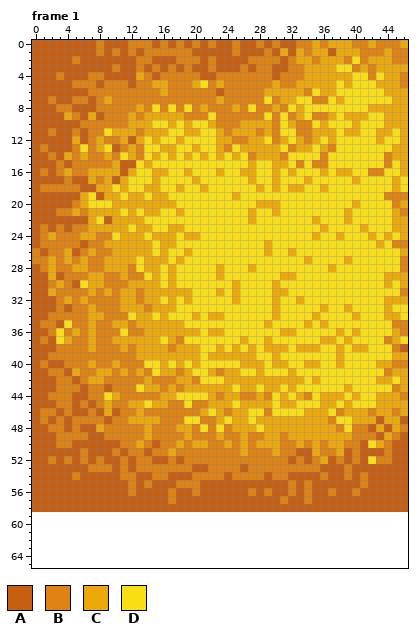
A pixel-art file gets an edit: art/beer-animation.aseprite. Above, as it was before the edit.
47x59 pixels, 15 frames. Shown: frame 1. The old version is drawn lined up with the new one, on the new canvas. The commit also changed other frames, which this record leaves out.
Palette (. is transparent): A #c85e10  B #e08211  C #eca809  D #f9de13
Pixels before, frame 1 (only the part around the change), first column x 0:
42 AAABBABCCBBBBBCBBBCCBDDDCCCCCCCCCCDCDDDDDDDCCDC
43 AAABBBABBABBBDCCBCBCCCCCCDCCDCCDCDDDDDDCDDDDDBC
44 AABBBAABBDCBBBBBCCDDDDCBCCBBCBDCDCBDCCCDCDDCCCB
45 AAABBABABCBBCCDCCBBDBBCCCDCCCCDCCDDDCCDCDDDCCCC
46 ABBABAABACABBCBBBBBBBCDCBCCDDBDDDDCCCDBCCCBCCBC
47 ABABABBBBABBCCCCBBBDDBBCDCCDCCCCCCCCCBDDCCCACCA
48 AABBABAACBBBBBCBBBCCBDBDBCCCDCCCCCCCCCBDBBACACB
49 AAABBBBAABBBBBCBBBBCBBBCBBCBBCCBCCCCCCCCBBBACBA
50 AAABBAAAAAABBCBABBCBCCBBCBCBCCCBBCBCBCCBBADCBAA
51 AAAAAABAAABABBABBCBBBBBBBBCBBBCBBAACBBCABAAABAA
52 AABABABABAABABBAABABBBBBBBBBBBBBABABCABABADBBAA
53 AAAAAAABBBABABBBBBBBAABBBBABBBBBBBBBAAABAAAAAAA
54 AAAAABAAAAABBAABBAAABBBBABBBBABBAAAABAABABAAAAA
55 AAAAAAAAAAAABABAAABBBAAAAAAAAAAABABAAAAAABAAAAA
56 AAAAAAAAAAAABAAAABAABAAAAAABABAABABAABAABAAAAAA
57 AAAAAAAAAAAAAAAAABAAAAAAAAAAAAABAABAAAAAAAAAAAA
58 AAAAAAAAAAAAAAAAAAAAAAAAAAAAAAAAAAAAAAAAAAAAAAA
59 ...............................................
60 ...............................................
61 ...............................................
62 ...............................................
63 ...............................................
64 ...............................................
65 ...............................................
Once edited:
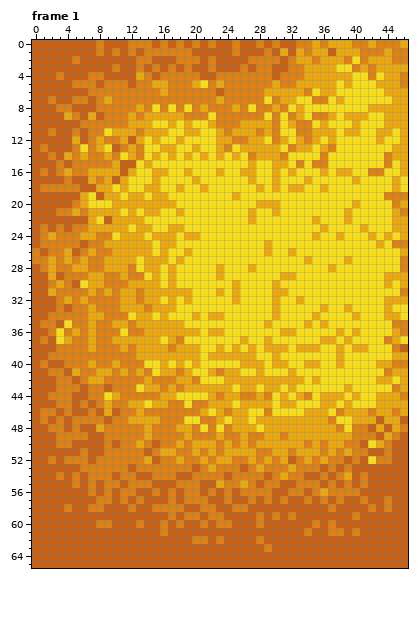
Edits made:
canvas 47x59 -> 47x66
Frame 1:
y 50: x 9 A -> B; x 22 B -> C; x 31..32 BB -> CC
y 51: x 9 A -> B; x 11 A -> B; x 16 B -> C; x 20 B -> C; x 22 B -> C; x 24..25 BB -> CC; x 27 B -> C; x 31 B -> C; x 33..34 AA -> CC; x 37..39 BCA -> CBC; x 41 A -> B
y 52: x 5 A -> B; x 9..10 AA -> BB; x 12 A -> B; x 14 B -> C; x 16 A -> B; x 18 A -> C; x 21 B -> C; x 23..24 BB -> CC; x 27 B -> C; x 29 B -> C; x 31 B -> C; x 34 A -> C; x 37 A -> B
y 53: x 6 A -> B; x 10 A -> B; x 21..22 AB -> BC; x 28 B -> C; x 32 B -> C; x 37 A -> B
y 54: x 3 A -> B; x 7..9 AAA -> BBB; x 17 A -> B; x 31..33 BAA -> CBB; x 38..39 AB -> BC
y 55: x 5 A -> B; x 7 A -> B; x 9..10 AA -> BB; x 13 A -> B; x 23..27 AAAAA -> CBBCB; x 29..30 AA -> BB; x 32..33 BA -> AB; x 35 A -> B; x 37 A -> B; x 39 A -> B
y 56: x 7 A -> B; x 9 A -> B; x 11 A -> B; x 15 A -> B; x 19 A -> B; x 22 A -> B; x 24 A -> B; x 26 A -> B; x 28 A -> B; x 33..36 ABAA -> BABC; x 38..39 AA -> BB
y 57: x 8..9 AA -> BB; x 11 A -> B; x 13 A -> B; x 19..21 AAA -> BBB; x 24 A -> B; x 27 A -> B; x 29 A -> B; x 36 A -> B; x 38 A -> B; x 41 A -> B; x 44 A -> B
y 58: x 4 A -> B; x 7..8 AA -> BB; x 12 A -> B; x 15..18 AAAA -> BBBB; x 21..22 AA -> BB; x 25..26 AA -> BB; x 37 A -> B; x 42 A -> B; x 44 A -> B
y 59: x 0..46 ............................................... -> AAAAAAAAAAAAAAAAABABBABBAAAABABABAAAAAAABAAAAAA
y 60: x 0..46 ............................................... -> AAAAAAAABBAAABAABABAABABBAAABAAAAAABABAAAAAAAAA
y 61: x 0..46 ............................................... -> AAAAAAAAAAAAAAAABAAAAAAAAAAAAAAAAABAABBABAAAAAA
y 62: x 0..46 ............................................... -> AAAAAAAAAAAAAAAAAAAABBABAAAABAAAAAAAAAAAAAAAAAA
y 63: x 0..46 ............................................... -> AAAAAAAAAAAAAAAAAAAAAAAAAAAAABAAAAAAAAAAAAAAAAA
y 64..65: x 0..46 ............................................... -> AAAAAAAAAAAAAAAAAAAAAAAAAAAAAAAAAAAAAAAAAAAAAAA
